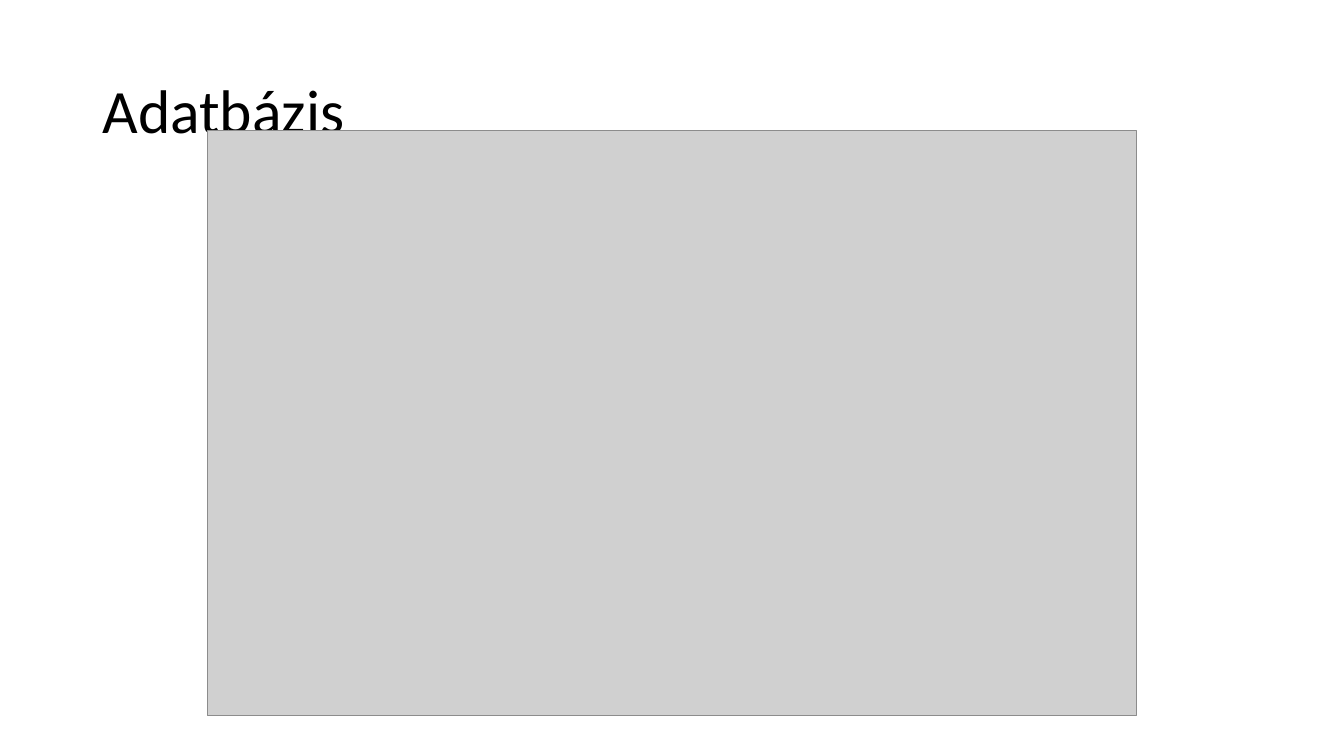
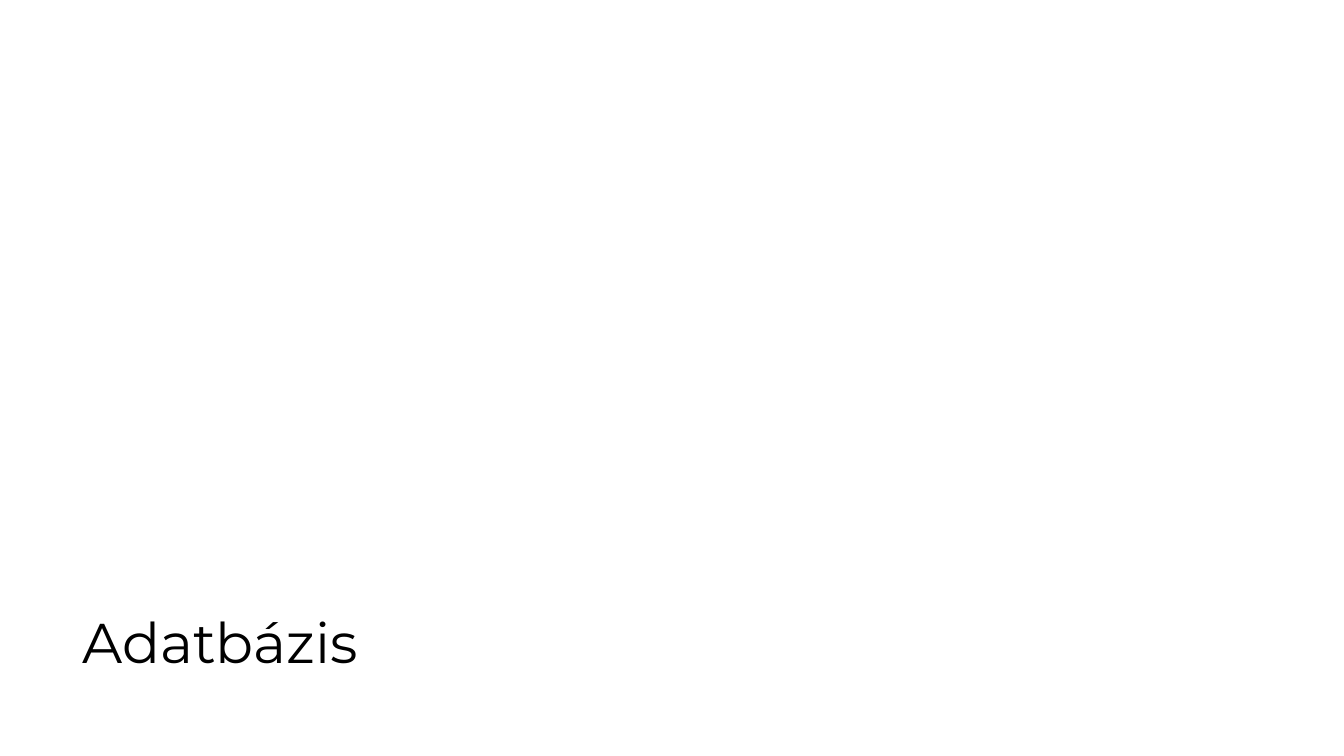
Before and after one commit to fedorbenjamin02/Vizsgaremek2024, a slide deck: slide 3 of Mellékletek/Prezentáció/Frissfutár_prezentáció.pptx (slide 4 before the commit). Drawn at 1344x756 pixels with LibreOffice and Linux fonts; fonts in the diff are those of the drawing; grey boxes stand for pictures; background and template pictures are left out. Boxes give left, top, right and bottom in pixels: in the first picture for what was removed or moved away, otherwise in the second. Text is boxed around its words. In the diff, an @@ line names an element or a change of style, - is before the commit and + after.

```diff
--- a/Mellékletek/Prezentáció/Frissfutár_prezentáció.pptx
+++ b/Mellékletek/Prezentáció/Frissfutár_prezentáció.pptx
@@ picture removed at (208,131,1137,716) @@
@@ text "Adatbázis": place and size @@
-text "Adatbázis" at (102,90,344,148)
+text "Adatbázis" at (82,621,357,664)
@@ text "Adatbázis" at (82,621,357,664): size 44 to 40 pt, font Calibri to Montserrat; line spacing 0.9 to 1; vertical alignment middle to top @@
```
Also in this commit, not shown: 8 other slides changed, 1 slide added, 4 slides removed.
